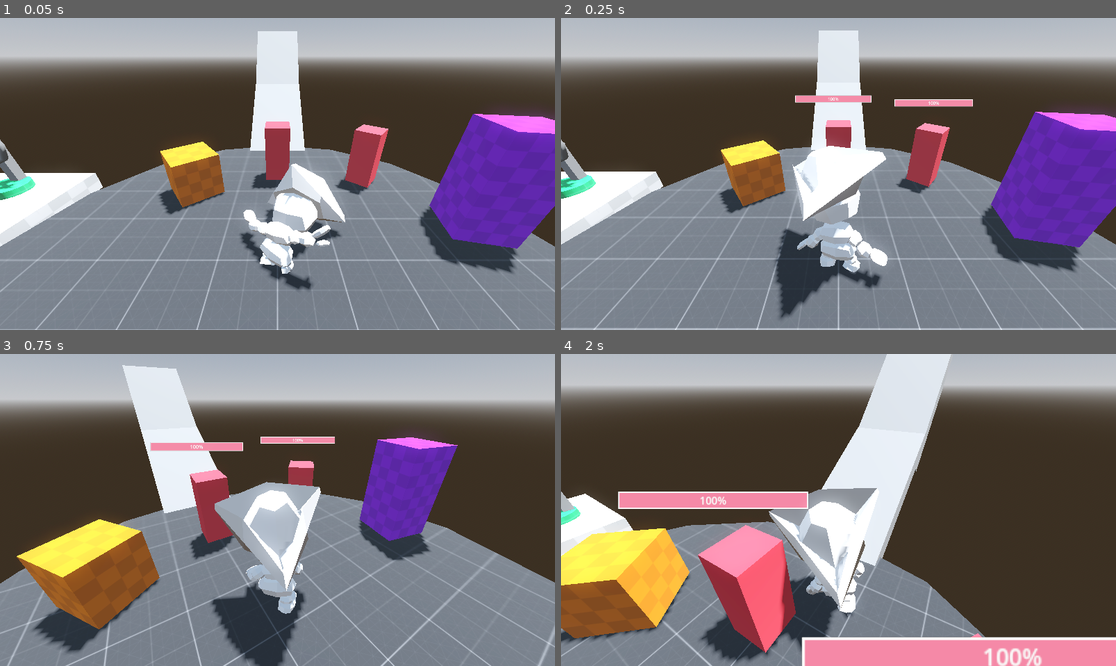
Above: before the commit, frames 1-4 (two rows, left to right).
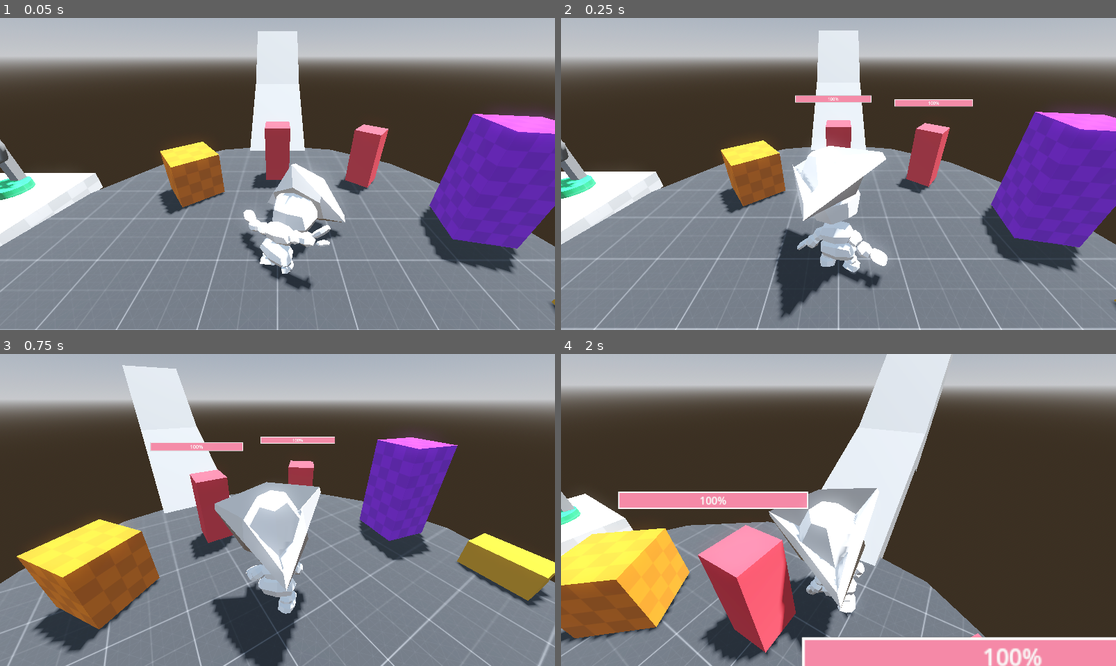
Above: after the commit, the same moments.

Repository: d4nmos/PirateGame
Game: Godot game, scene res://scenes/test.tscn
The game is run twice, just before and just after one commit, with the same random seed, the same clock (stepped at 60 frames per second) and the same inputs.
Inputs (mouse positions are in pixels of both pictures, inside the frame that each line leads up to):
- Up to frame 1 (0.05 s): no input
- Up to frame 2 (0.25 s): no input
- Up to frame 3 (0.75 s): move the mouse to (305, 510) at 0.52 s; hold W (forward) from 0.53 s (still down); hold E (action, bound only before the commit) from 0.53 s (still down); click (305, 510) at 0.67 s
- Up to frame 4 (2 s): keep holding W (forward); tap Space (jump) at 0.77, 1.52 s; move the mouse to (810, 510) at 1.27 s; release E (action, bound only before the commit) at 1.28 s; tap E (action, bound only before the commit) at 1.35 s

The runs differ from the first frame. In frame 1, less than 0.1% of the frame differs, in the area x 99-100%, y 90-95%; in frame 2, less than 0.1%; in frame 3, 2.4%, in the area x 82-100%, y 57-82%; in frame 4, nothing differs.

Commit message:
Some update

Diff:
--- a/project.godot
+++ b/project.godot
@@ -45,7 +45,7 @@
 "events": [Object(InputEventKey,"resource_local_to_scene":false,"resource_name":"","device":-1,"window_id":0,"alt_pressed":false,"shift_pressed":false,"ctrl_pressed":false,"meta_pressed":false,"pressed":false,"keycode":0,"physical_keycode":83,"key_label":0,"unicode":115,"echo":false,"script":null)
 ]
 }
-action={
+interact={
 "deadzone": 0.5,
 "events": [Object(InputEventKey,"resource_local_to_scene":false,"resource_name":"","device":-1,"window_id":0,"alt_pressed":false,"shift_pressed":false,"ctrl_pressed":false,"meta_pressed":false,"pressed":false,"keycode":69,"physical_keycode":0,"key_label":0,"unicode":101,"echo":false,"script":null)
 ]
--- a/scenes/health_bar_3D.tscn
+++ b/scenes/UI/health_bar_3D.tscn
@@ -1,6 +1,6 @@
 [gd_scene load_steps=3 format=3 uid="uid://blyk4xqiubgh2"]
 
-[ext_resource type="PackedScene" uid="uid://em8iw3tyy1qb" path="res://scenes/health_bar_2d.tscn" id="1_lofuu"]
+[ext_resource type="PackedScene" uid="uid://em8iw3tyy1qb" path="res://scenes/UI/health_bar_2d.tscn" id="1_lofuu"]
 
 [sub_resource type="ViewportTexture" id="ViewportTexture_un63c"]
 viewport_path = NodePath("SubViewport")
--- a/scenes/enemy.tscn
+++ b/scenes/enemies/enemy.tscn
@@ -1,7 +1,7 @@
 [gd_scene load_steps=6 format=3 uid="uid://duq5y7kindbmh"]
 
 [ext_resource type="Script" path="res://scripts/enemy.gd" id="1_fopre"]
-[ext_resource type="PackedScene" uid="uid://blyk4xqiubgh2" path="res://scenes/health_bar_3D.tscn" id="2_qb4ch"]
+[ext_resource type="PackedScene" uid="uid://blyk4xqiubgh2" path="res://scenes/UI/health_bar_3D.tscn" id="2_qb4ch"]
 
 [sub_resource type="CapsuleShape3D" id="CapsuleShape3D_dhoqb"]
 radius = 0.440631
--- /dev/null
+++ b/scenes/interactable/chest.tscn
@@ -0,0 +1,22 @@
+[gd_scene load_steps=4 format=3 uid="uid://cmhjr0iop0nnq"]
+
+[sub_resource type="StandardMaterial3D" id="StandardMaterial3D_h6gnn"]
+albedo_color = Color(0.847059, 0.627451, 0.0392157, 1)
+
+[sub_resource type="BoxMesh" id="BoxMesh_b8rnn"]
+material = SubResource("StandardMaterial3D_h6gnn")
+size = Vector3(1, 0.5, 0.6)
+
+[sub_resource type="ConcavePolygonShape3D" id="ConcavePolygonShape3D_qqige"]
+data = PackedVector3Array(-0.5, 0.25, 0.3, 0.5, 0.25, 0.3, -0.5, -0.25, 0.3, 0.5, 0.25, 0.3, 0.5, -0.25, 0.3, -0.5, -0.25, 0.3, 0.5, 0.25, -0.3, -0.5, 0.25, -0.3, 0.5, -0.25, -0.3, -0.5, 0.25, -0.3, -0.5, -0.25, -0.3, 0.5, -0.25, -0.3, 0.5, 0.25, 0.3, 0.5, 0.25, -0.3, 0.5, -0.25, 0.3, 0.5, 0.25, -0.3, 0.5, -0.25, -0.3, 0.5, -0.25, 0.3, -0.5, 0.25, -0.3, -0.5, 0.25, 0.3, -0.5, -0.25, -0.3, -0.5, 0.25, 0.3, -0.5, -0.25, 0.3, -0.5, -0.25, -0.3, 0.5, 0.25, 0.3, -0.5, 0.25, 0.3, 0.5, 0.25, -0.3, -0.5, 0.25, 0.3, -0.5, 0.25, -0.3, 0.5, 0.25, -0.3, -0.5, -0.25, 0.3, 0.5, -0.25, 0.3, -0.5, -0.25, -0.3, 0.5, -0.25, 0.3, 0.5, -0.25, -0.3, -0.5, -0.25, -0.3)
+
+[node name="Chest" type="StaticBody3D" groups=["Treasure"]]
+collision_layer = 5
+
+[node name="MeshInstance3D" type="MeshInstance3D" parent="."]
+transform = Transform3D(1, 0, 0, 0, 1, 0, 0, 0, 1, 0, 0.5, 0)
+mesh = SubResource("BoxMesh_b8rnn")
+
+[node name="CollisionShape3D" type="CollisionShape3D" parent="."]
+transform = Transform3D(1, 0, 0, 0, 1, 0, 0, 0, 1, 0, 0.5, 0)
+shape = SubResource("ConcavePolygonShape3D_qqige")
--- a/scenes/player.tscn
+++ b/scenes/player.tscn
@@ -88,6 +88,9 @@
 [sub_resource type="CylinderShape3D" id="CylinderShape3D_v2qcl"]
 height = 0.39656
 radius = 0.50087
+
+[sub_resource type="BoxShape3D" id="BoxShape3D_m31jq"]
+size = Vector3(2.55248, 1.20016, 1.85806)
 
 [node name="player" type="CharacterBody3D"]
 script = ExtResource("1_lvw8j")
@@ -149,59 +152,59 @@
 bones/55/position = Vector3(-0.317609, 0.51859, 0.744779)
 
 [node name="eye_L" parent="visuals/character/character armature/Skeleton3D" index="0"]
-transform = Transform3D(0.968885, 0.230043, -0.0913328, -0.190189, 0.928108, 0.320069, 0.158396, -0.29274, 0.942981, 0.199086, 1.20328, 0.236253)
+transform = Transform3D(0.968885, 0.230043, -0.0913327, -0.190189, 0.928108, 0.320069, 0.158396, -0.29274, 0.942981, 0.199086, 1.20328, 0.236253)
 bone_idx = 4
 
 [node name="eye_R" parent="visuals/character/character armature/Skeleton3D" index="1"]
-transform = Transform3D(-0.968885, 0.230043, -0.0913328, 0.190189, 0.928108, 0.320069, -0.158396, -0.29274, 0.942981, -0.0842448, 1.25889, 0.189933)
+transform = Transform3D(-0.968885, 0.230043, -0.0913327, 0.190189, 0.928108, 0.320069, -0.158396, -0.29274, 0.942981, -0.0842446, 1.25889, 0.189933)
 bone_idx = 6
 
 [node name="hat tricorne" parent="visuals/character/character armature/Skeleton3D" index="2"]
-transform = Transform3D(0.968885, 0.241641, -0.0535814, -0.190189, 0.865385, 0.463612, 0.158396, -0.438997, 0.884416, 0.196098, 1.53946, -0.264901)
+transform = Transform3D(0.968885, 0.241641, -0.0535813, -0.190189, 0.865385, 0.463613, 0.158396, -0.438997, 0.884416, 0.196098, 1.53946, -0.264901)
 bone_idx = 7
 
 [node name="head" parent="visuals/character/character armature/Skeleton3D" index="3"]
-transform = Transform3D(0.968885, 0.230043, -0.0913329, -0.190189, 0.928108, 0.320069, 0.158396, -0.29274, 0.942981, 0.0988679, 1.18747, -0.0928048)
+transform = Transform3D(0.968885, 0.230043, -0.0913327, -0.190189, 0.928108, 0.320069, 0.158396, -0.29274, 0.942981, 0.098868, 1.18747, -0.0928048)
 bone_idx = 8
 
 [node name="forearm_L" parent="visuals/character/character armature/Skeleton3D" index="4"]
-transform = Transform3D(0.331268, 0.868943, -0.367694, -0.91139, 0.39554, 0.113646, 0.244189, 0.297466, 0.922976, 0.314966, 0.376094, -0.0287789)
+transform = Transform3D(0.331267, 0.868944, -0.367695, -0.911391, 0.395539, 0.113646, 0.244189, 0.297466, 0.922976, 0.314965, 0.376094, -0.0287788)
 bone_idx = 16
 
 [node name="arm_L" parent="visuals/character/character armature/Skeleton3D" index="5"]
-transform = Transform3D(0.378396, 0.859501, -0.343621, -0.92002, 0.390081, -0.0374138, 0.101883, 0.330295, 0.938363, 0.246995, 0.570422, -0.060846)
+transform = Transform3D(0.378394, 0.859501, -0.343622, -0.92002, 0.390081, -0.0374134, 0.101883, 0.330296, 0.938362, 0.246995, 0.570422, -0.0608459)
 bone_idx = 17
 
 [node name="forearm_R" parent="visuals/character/character armature/Skeleton3D" index="6"]
-transform = Transform3D(-0.428827, -0.898924, -0.0896808, -0.885792, 0.398901, 0.237169, 0.177423, -0.181143, 0.96732, -0.294915, 0.406356, -0.0696067)
+transform = Transform3D(-0.428827, -0.898924, -0.0896802, -0.885792, 0.398902, 0.237169, 0.177424, -0.181143, 0.96732, -0.294915, 0.406356, -0.0696067)
 bone_idx = 27
 
 [node name="arm_R" parent="visuals/character/character armature/Skeleton3D" index="7"]
-transform = Transform3D(-0.391018, -0.909608, -0.140424, -0.918297, 0.39583, -0.00696944, -0.0619236, -0.126226, 0.990067, -0.215981, 0.600129, -0.0822094)
+transform = Transform3D(-0.391019, -0.909607, -0.140424, -0.918297, 0.395831, -0.00696955, -0.0619237, -0.126226, 0.990067, -0.215982, 0.600129, -0.0822094)
 bone_idx = 28
 
 [node name="chest" parent="visuals/character/character armature/Skeleton3D" index="8"]
-transform = Transform3D(0.998245, 0.0583715, -0.010025, -0.05655, 0.989692, 0.131578, 0.0176021, -0.13078, 0.991255, 0.0143494, 0.676862, -0.0442926)
+transform = Transform3D(0.998245, 0.0583716, -0.010025, -0.0565501, 0.989692, 0.131578, 0.0176021, -0.13078, 0.991255, 0.0143495, 0.676862, -0.0442926)
 bone_idx = 31
 
 [node name="leg_L" parent="visuals/character/character armature/Skeleton3D" index="9"]
-transform = Transform3D(0.953214, -0.157765, 0.257863, 0.261506, 0.858269, -0.441575, -0.151651, 0.488348, 0.859371, 0.175631, 0.141427, -0.0164669)
+transform = Transform3D(0.953214, -0.157766, 0.257863, 0.261506, 0.85827, -0.441574, -0.151651, 0.488347, 0.859371, 0.175631, 0.141427, -0.0164668)
 bone_idx = 36
 
 [node name="hip_L" parent="visuals/character/character armature/Skeleton3D" index="10"]
-transform = Transform3D(0.972714, -0.221307, 0.0696439, 0.190016, 0.932162, 0.308169, -0.133119, -0.286527, 0.948779, 0.158977, 0.23197, 0.00191902)
+transform = Transform3D(0.972714, -0.221307, 0.0696438, 0.190017, 0.932161, 0.308169, -0.133119, -0.286527, 0.948779, 0.158977, 0.23197, 0.00191906)
 bone_idx = 37
 
 [node name="leg_R" parent="visuals/character/character armature/Skeleton3D" index="11"]
-transform = Transform3D(-0.772369, 0.424171, -0.472785, 0.473661, 0.880558, 0.0162156, -0.423193, 0.211415, 0.881029, -0.206239, 0.145749, -0.065221)
+transform = Transform3D(-0.772368, 0.424172, -0.472785, 0.473662, 0.880557, 0.0162158, -0.423192, 0.211415, 0.881029, -0.206239, 0.145749, -0.065221)
 bone_idx = 44
 
 [node name="hip_R" parent="visuals/character/character armature/Skeleton3D" index="12"]
-transform = Transform3D(-0.828072, 0.398342, -0.394487, 0.455378, 0.888351, -0.0588557, -0.326999, 0.228377, 0.917014, -0.165547, 0.243928, -0.0358306)
+transform = Transform3D(-0.828072, 0.398343, -0.394487, 0.455378, 0.88835, -0.0588556, -0.326998, 0.228378, 0.917014, -0.165547, 0.243928, -0.0358306)
 bone_idx = 45
 
 [node name="belly" parent="visuals/character/character armature/Skeleton3D" index="13"]
-transform = Transform3D(0.99959, 0.0242519, -0.0152005, -0.0240025, 0.999578, 0.0163808, 0.0155913, -0.0160092, 0.99975, 0.00358511, 0.390619, -0.00495301)
+transform = Transform3D(0.99959, 0.024252, -0.0152005, -0.0240026, 0.999578, 0.0163808, 0.0155913, -0.0160092, 0.99975, 0.00358512, 0.390619, -0.00495301)
 bone_idx = 48
 
 [node name="AnimationTree" type="AnimationTree" parent="visuals/character"]
@@ -232,8 +235,16 @@
 shape = SubResource("CylinderShape3D_v2qcl")
 disabled = true
 
+[node name="interaction_area" type="Area3D" parent="."]
+transform = Transform3D(1, 0, 0, 0, 1, 0, 0, 0, 1, 0, 0.9, 0)
+
+[node name="interaction_range" type="CollisionShape3D" parent="interaction_area"]
+transform = Transform3D(1, 0, 0, 0, 1, 0, 0, 0, 1, 0, -0.202376, -0.709345)
+shape = SubResource("BoxShape3D_m31jq")
+
 [connection signal="animation_finished" from="visuals/character/AnimationTree" to="." method="_on_animation_tree_animation_finished"]
 [connection signal="area_shape_entered" from="attack" to="." method="_on_attack_area_shape_entered"]
 [connection signal="body_entered" from="attack" to="." method="_on_attack_body_entered"]
+[connection signal="body_entered" from="interaction_area" to="." method="_on_interaction_area_body_entered"]
 
 [editable path="visuals/character"]
--- a/scenes/test.tscn
+++ b/scenes/test.tscn
@@ -6,12 +6,13 @@
 [ext_resource type="Texture2D" uid="uid://djg8y25y06h5n" path="res://assets/textures/grids/Green/texture_09.png" id="3_q1254"]
 [ext_resource type="Texture2D" uid="uid://c8arnlq67qi7" path="res://assets/textures/grids/Dark/texture_05.png" id="4_6iaca"]
 [ext_resource type="PackedScene" uid="uid://d1a4px4hdm364" path="res://scenes/player.tscn" id="5_te34d"]
-[ext_resource type="PackedScene" uid="uid://cwci1od6xosgd" path="res://scenes/ship.tscn" id="6_38hs0"]
+[ext_resource type="PackedScene" uid="uid://cwci1od6xosgd" path="res://scenes/interactable/ship.tscn" id="6_38hs0"]
 [ext_resource type="Resource" uid="uid://bafm4ninl8gno" path="res://inventory/test_inventory.tres" id="6_hnms0"]
-[ext_resource type="PackedScene" uid="uid://duq5y7kindbmh" path="res://scenes/enemy.tscn" id="7_0hs50"]
+[ext_resource type="PackedScene" uid="uid://duq5y7kindbmh" path="res://scenes/enemies/enemy.tscn" id="7_0hs50"]
 [ext_resource type="PackedScene" uid="uid://cuuy5suppc24a" path="res://inventory/scenes/inventory.tscn" id="9_sxj2t"]
 [ext_resource type="Script" path="res://inventory/scripts/InventoryInterface.gd" id="10_c3hkw"]
 [ext_resource type="PackedScene" uid="uid://n5dc7p2v18kr" path="res://inventory/scenes/slot.tscn" id="12_8qxxp"]
+[ext_resource type="PackedScene" uid="uid://cmhjr0iop0nnq" path="res://scenes/interactable/chest.tscn" id="13_ulm8m"]
 
 [sub_resource type="ProceduralSkyMaterial" id="ProceduralSkyMaterial_txvjt"]
 sky_horizon_color = Color(0.64625, 0.65575, 0.67075, 1)
@@ -124,3 +125,8 @@
 modulate = Color(1, 1, 1, 0.52549)
 self_modulate = Color(1, 1, 1, 0)
 layout_mode = 0
+offset_right = 64.0
+offset_bottom = 64.0
+
+[node name="Chest" parent="." instance=ExtResource("13_ulm8m")]
+transform = Transform3D(-0.0977218, 0, -0.995214, 0, 1, 0, 0.995214, 0, -0.0977218, 4.00748, -0.276607, 1.19959)
--- /dev/null
+++ b/scripts/chest.gd
@@ -0,0 +1 @@
+extends AnimatableBody3D
--- a/scripts/player.gd
+++ b/scripts/player.gd
@@ -72,7 +72,7 @@
 			$attack/attack_range.disabled = true
 			$visuals/visual_attack_range.visible = false
 	else:
-		if Input.is_action_pressed("action"):
+		if Input.is_action_pressed("interact"):
 			Globals.control_ship = false
 
 	if Input.is_action_just_pressed("inventory"):
@@ -84,6 +84,12 @@
 	else:
 		pass
 
+func _on_interaction_area_body_entered(body):
+	if body.is_in_group("Treasure"):
+		print("treasure is near")
+	else:
+		pass
+
 func _on_animation_tree_animation_finished(anim_name):
 	if is_on_floor():
 		animation_tree.set("parameters/movements/transition_request", "idle")
Renamed: scenes/health_bar_2d.tscn -> scenes/UI/health_bar_2d.tscn
Not shown: 2 places in scenes/enemies/enemy.tscn that only renumber resources
Renamed: scenes/ship.tscn -> scenes/interactable/ship.tscn
Not shown: 1 places in scenes/player.tscn that only renumber resources
Not shown: 1 places in scenes/test.tscn that only renumber resources
